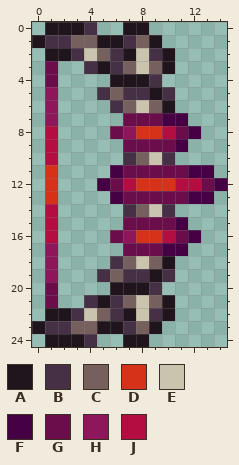
Edited in one commit: pixel-art sprite (Items/ItemSets/Titan/Needler.png). The first picture shows the starting point.
The file is 30x50 pixels, drawn in blocks of 2x2; one block is one cell here.
Palette (. is transparent): A #20151c  B #453045  C #76605e  D #d63119  E #cac3ad  F #450143  G #6b0d4b  H #8e165b  J #b40d41
Pixels before, first column x 0:
 0 .AAAB..AA......
 1 ABBCCAABCA.....
 2 .AABECBAEBA....
 3 .G..BABCECA....
 4 .G....AAAB.....
 5 .H...BCBBAB....
 6 .H....BCECA....
 7 .H.....GGGFF...
 8 .J....GHDDJGF..
 9 .J.....GGGGF...
10 .J.....BCEB....
11 .D....FGGGGGFF.
12 .D...FGJDDDJJGF
13 .D....FGGGGGFF.
14 .J.....BCEB....
15 .J.....GGGGF...
16 .J....GHDDJGF..
17 .H.....GGGFF...
18 .H....BCECA....
19 .H...BCBBAB....
20 .G....AAAB.....
21 .G..BABCECA....
22 .AABECBAEBA....
23 ABBCCAABCA.....
24 .AAAB..AA......
After:
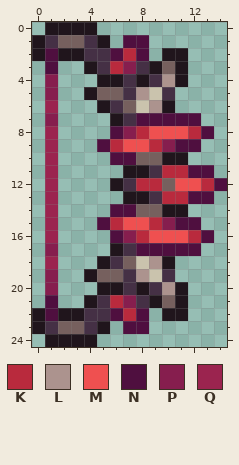
Colours new in this view: K #b92a3d  L #ac938e  M #ef5050  N #4f0f3f  P #861e4e  Q #9b244f
The exact change:
Changed rows in their new state; - is an unchanged pixel.
first column x 0:
 0 ----A--..------
 1 --C-B-.NN.-----
 2 AN-ABBNKN.-A---
 3 -N--ABKPBACA---
 4 -P---A-B--LA---
 5 -P--AC--LE-----
 6 -Q---A---L-----
 7 -P----ABNNNNN--
 8 -Q----NPKMMMKN-
 9 -Q---NKMMKPNN--
10 -Q----NN-CAA---
11 -Q----.AABKKNN-
12 -Q---.ABKKCMMKN
13 -Q----.AABKKNN-
14 -Q----NN-CAA---
15 -Q---NKMMKPNN--
16 -Q----NPKMMMKN-
17 -P----ABNNNNN--
18 -Q---A---L-----
19 -P--AC--LE-----
20 -P---A-B--LA---
21 -N--ABKPBACA---
22 AN-ABBNKN.-A---
23 --C-B-.NN.-----
24 ----A--..------
